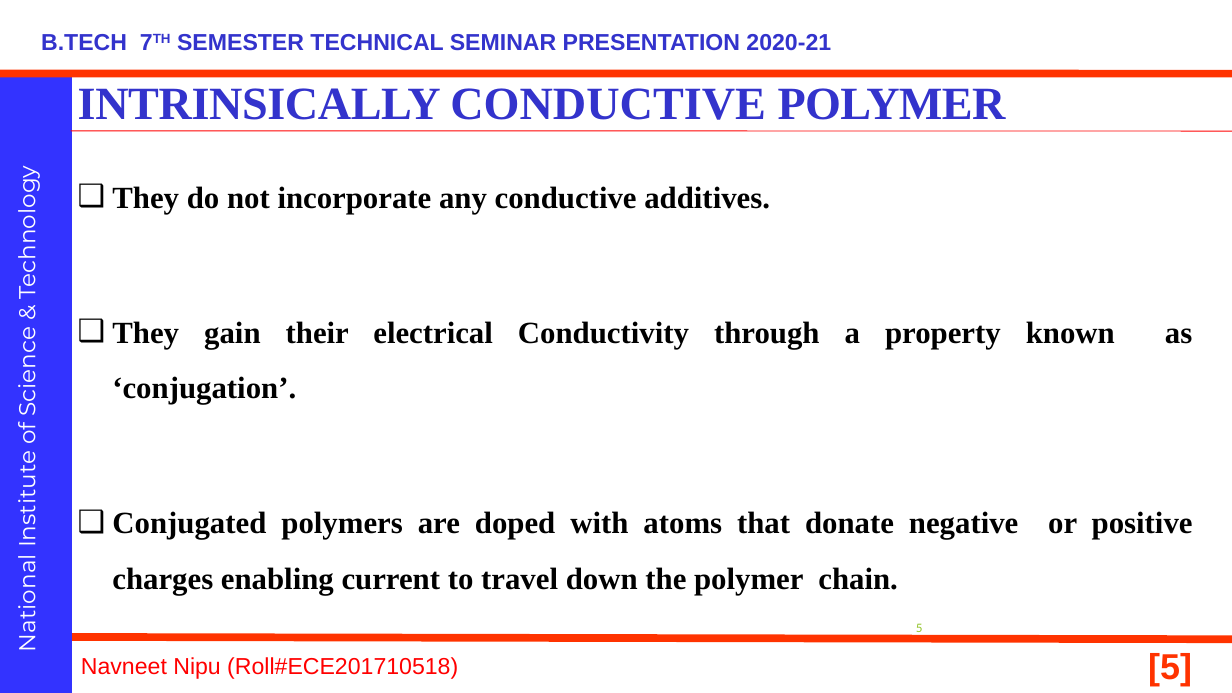
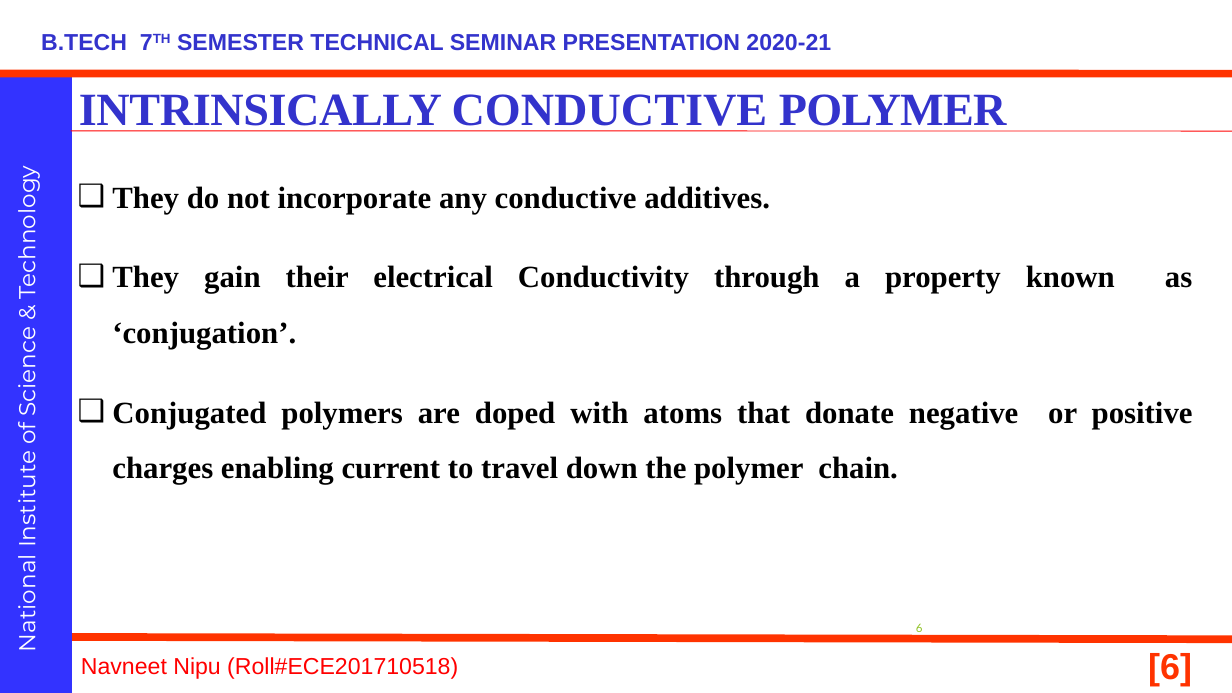
Before and after one commit to navneetnipu/BTECH_SEMINAR, a slide deck: slide 6 of seminar ppt.pptx (slide 5 before the commit). Drawn at 1232x693 pixels with LibreOffice and Linux fonts; fonts in the diff are those of the drawing; background and template pictures are left out. Boxes give left, top, right and bottom in pixels: in the first picture for what was removed or moved away, otherwise in the second. Text is boxed around its words. In the diff, an @@ line names an element or a change of style, - is before the commit and + after.

```diff
--- a/seminar ppt.pptx
+++ b/seminar ppt.pptx
@@ title "INTRINSICALLY CONDUCTIVE POLYMER" rewrapped from (x1=78, y1=88, x2=1006, y2=120) to (x1=79, y1=94, x2=1007, y2=132) @@
@@ text "They do not incorporate any ..." rewrapped from (x1=112, y1=186, x2=1193, y2=595) to (x1=112, y1=186, x2=1193, y2=484) @@
@@ page number at (x1=916, y1=623, x2=923, y2=632): text changed @@
-5
+6
@@ page number at (x1=1148, y1=653, x2=1192, y2=686): text changed @@
-[5]
+[6]
```
Also in this commit, not shown: 1 slide added.
